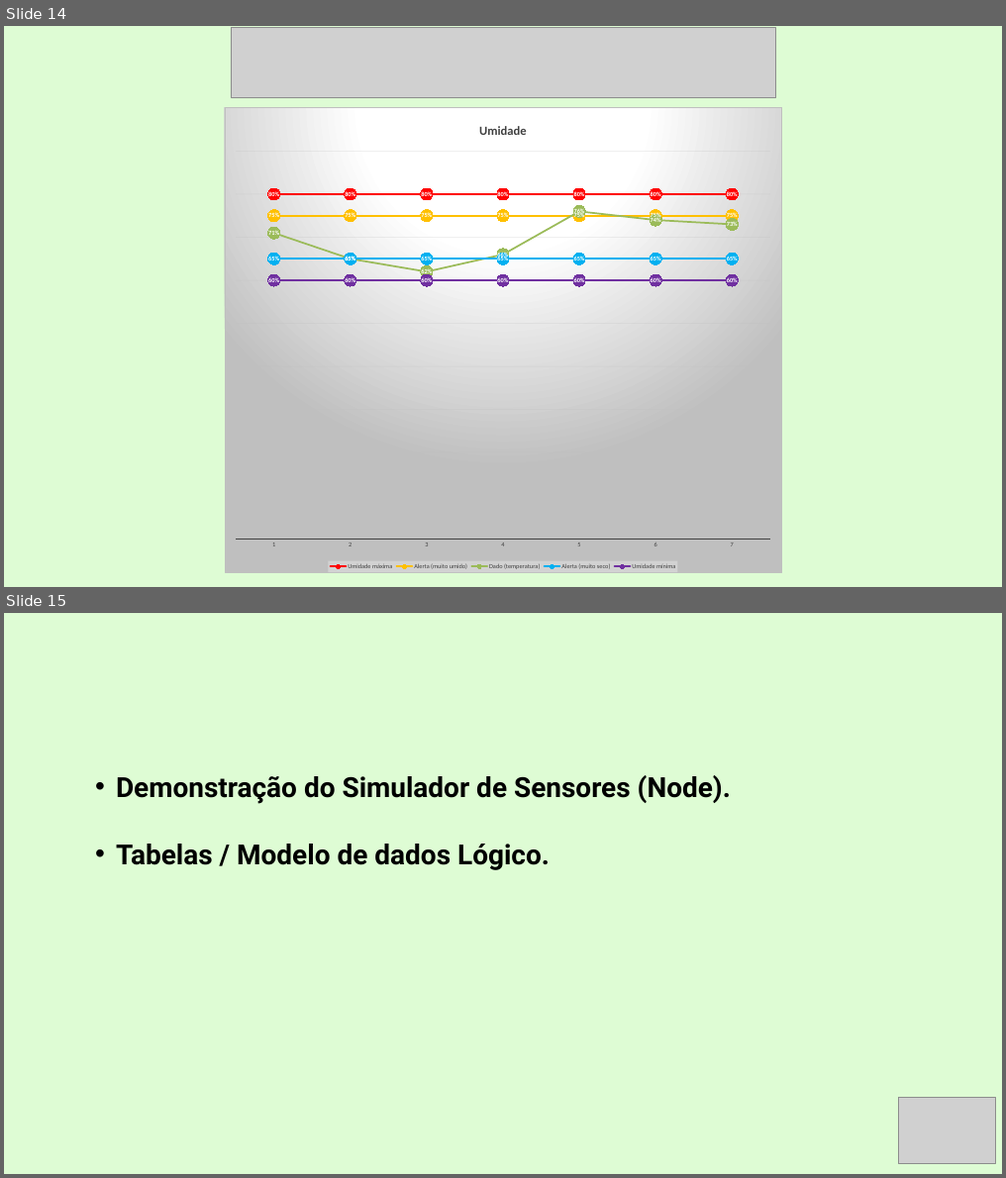
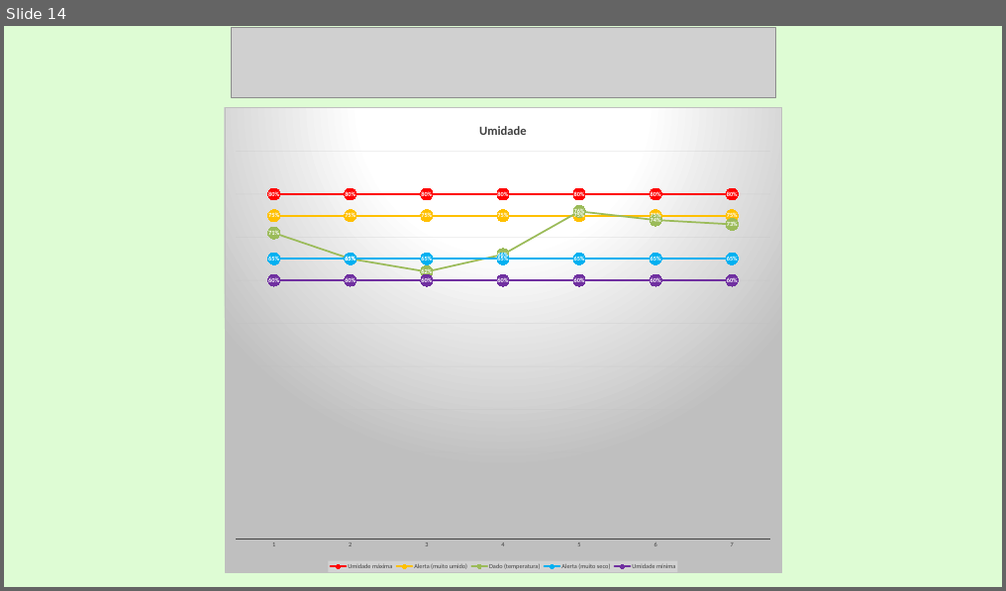
Before and after one commit to rony1533/Sixsolution-project, a slide deck: Documentação/SixSolucionApre.pptx. Shown one above the other, each under a label of ours: slides 14 and 15 before the commit, slide 14 after it. The pictures are 1006x1178 and 1006x591 pixels, drawn with LibreOffice and Linux fonts; fonts in the diff are those of the drawing; grey boxes stand for pictures. Boxes give left, top, right and bottom in pixels: in the first picture for what was removed or moved away, otherwise in the second. Text is boxed around its words. In the diff, an @@ line names an element or a change of style, - is before the commit and + after.

Commit message:
apresentacao

```diff
--- a/Documentação/SixSolucionApre.pptx
+++ b/Documentação/SixSolucionApre.pptx
@@ slide 15 removed at <box>4,613,1002,1174</box>, background #DEFCD4 @@
@@ text removed at <box>116,775,731,870</box> @@
-  • Demonstração do Simulador de Sensores (Node).
-  • Tabelas / Modelo de dados Lógico.
@@ picture removed at <box>899,1097,995,1163</box> @@
```
